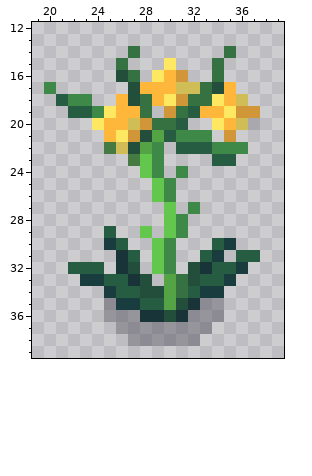
A pixel-art sprite gets an edit: android/assets/plants/slowPlant/plant3_stage2_tier3.png. That is the earlier state.
The file is 58x58 pixels. Colours within 5 levels of each other are drawn and written as one. Shown: x 19..39, y 12..39.
After:
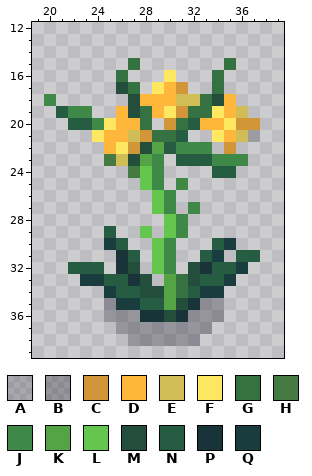
Palette (. is transparent): A #18142533  B #1814254d  C #d09637  D #feb63b  E #d0bd55  F #fee761  G #367241  H #467a43  J #3e8948  K #54a345  L #63c74d  M #234e3c  N #265c42  P #193439  Q #193c3e
The exact change:
@@ x 19..39 @@
 13 .....................
-14 ........G.......G....
-15 .......G...F...G.....
-16 .......MG.FDC..G.....
-17 .J......MDDDEEGMD....
-18 ..NJJ..DMGDFCGGFDE...
-19 ...NNJFDDG.CGNDDFCC..
-20 .....FDDECGGN..FDEA..
-21 ......DFCMKNJJJ.C....
-22 ......HEMKJ.NNNJJJ...
-23 ........HLJ....NN....
-24 .........LJ.J........
-25 ..........LJ.........
+14 .....................
+15 ........G.......G....
+16 .......G...F...G.....
+17 .......MG.FDC..G.....
+18 .J......MDDDEEGMD....
+19 ..NJJ..DMGDFCGGFDE...
+20 ...NNJFDDG.CGNDDFCC..
+21 .....FDDECGGN..FDEA..
+22 ......DFCMKNJJJ.C....
+23 ......HEMKJ.NNNJJJ...
+24 ........HLJ....NN....
+25 .........LJ.J........
 26 ..........LJ.........
-27 ...........L.J.......
+27 ..........LJ.J.......
 28 ...........LJ........
